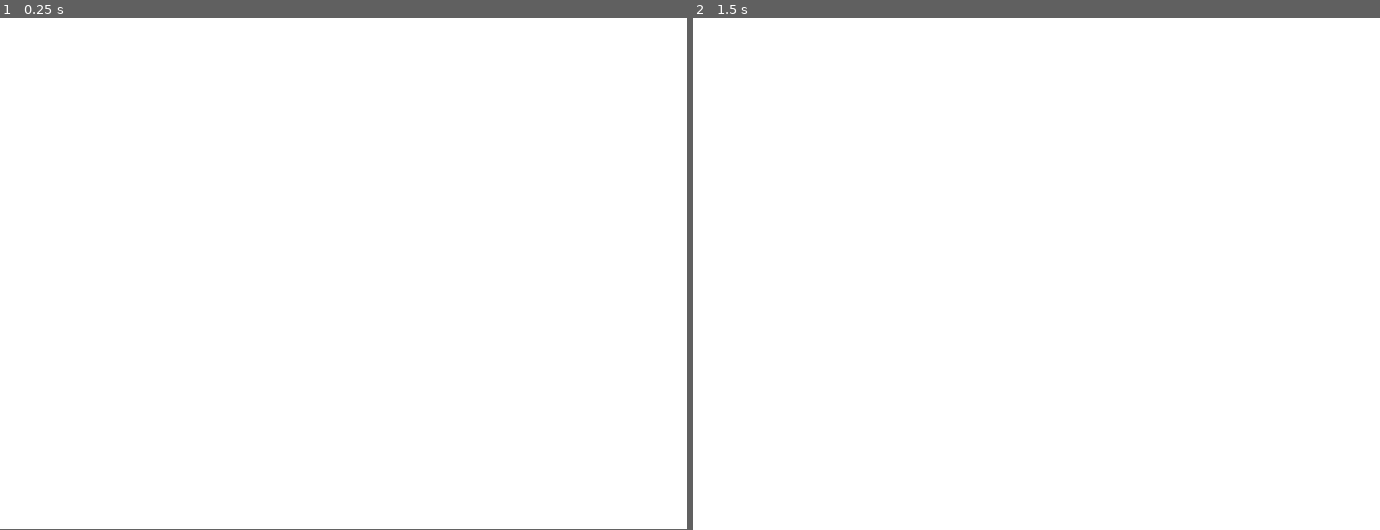
Above: before the commit, frames 1-2 (left to right).
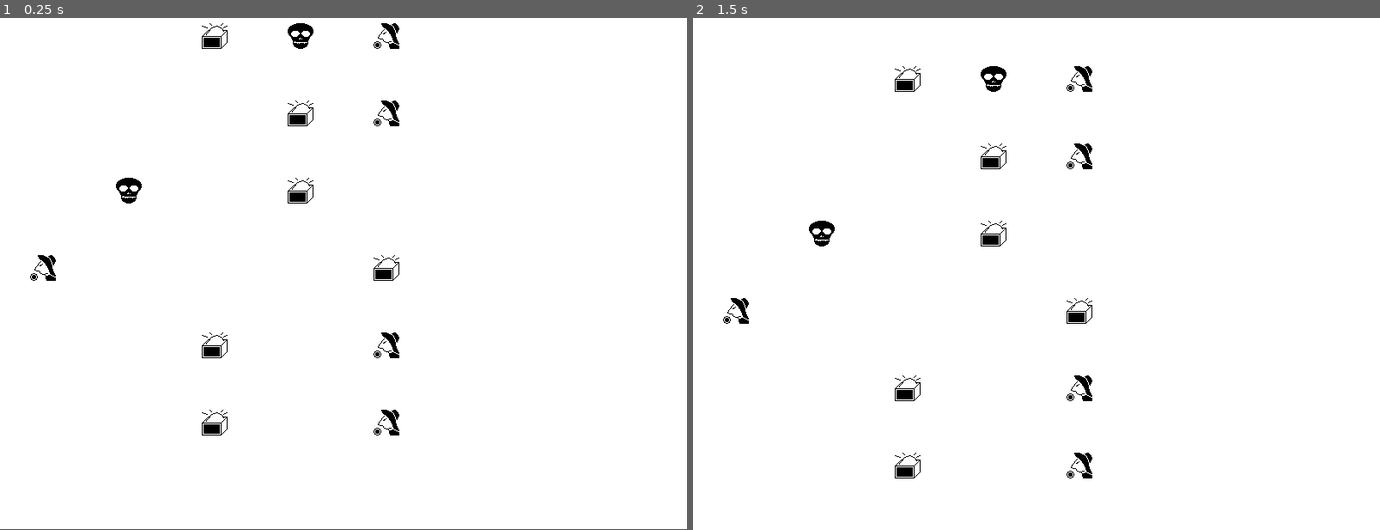
Above: after the commit, the same moments.

Repository: GrueGoblin/RogueliteMap
Game: Godot game, scene res://Game/Scenes/Map/InPlay.tscn
The game is run twice, just before and just after one commit, with the same random seed, the same clock (stepped at 60 frames per second) and the same inputs. The project has no main scene, so this scene is started directly.
Inputs (mouse positions are in pixels of both pictures, inside the frame that each line leads up to):
- Up to frame 1 (0.25 s): no input
- Up to frame 2 (1.5 s): tap Enter at 0.5 s; move the mouse to (1187, 248) at 0.52 s; tap Mouse wheel down (wheel_down) at 0.6 s; tap Space at 1.25 s; move the mouse to (899, 299) at 1.27 s; tap Mouse wheel up (wheel_up) at 1.35 s

The runs differ from the first frame. In frame 1, 1.1% of the frame differs, in the area x 4-59%, y 1-82%; in frame 2, 1.1%.

Commit message:
Basic Map

Diff:
--- a/Game/Models/Map.gd
+++ b/Game/Models/Map.gd
@@ -22,7 +22,9 @@
 		var count = locations_count()
 		for i in count:
 			var location = Location.new()
-			location.position = Vector2(positions.pop_front() * 50 + 50, 900 - level * 50)
+			location.position = Vector2(positions.pop_front() * 100 + 50, 900 - level * 90)
+			location.location_type = Content.generate("LocationType")
+			locations.append(location)
 
 	# generate location connections
 	# rules:
--- /dev/null
+++ b/Game/Scenes/Location/Display.gd
@@ -0,0 +1,21 @@
+
+extends Node2D
+
+var location : Location setget set_location
+
+func _ready():
+	#self.location = Location.new()
+	position = location.position
+	pass
+
+func set_location(value : Location):
+	if location:
+		location.disconnect("changed",self,"actualize")
+	location = value
+	location.connect("changed",self,"actualize")
+	$LocationType.location_type = location.location_type
+	actualize()
+
+func actualize():
+	# set scene values
+	pass
--- /dev/null
+++ b/Game/Scenes/Location/Display.tscn
@@ -0,0 +1,9 @@
+[gd_scene load_steps=3 format=2]
+
+[ext_resource path="res://Game/Scenes/Location/Display.gd" type="Script" id=1]
+[ext_resource path="res://Game/Scenes/LocationType/Display.tscn" type="PackedScene" id=2]
+
+[node name="Node2D" type="Node2D" groups=["LocationContext"]]
+script = ExtResource( 1 )
+
+[node name="LocationType" parent="." instance=ExtResource( 2 )]
--- /dev/null
+++ b/Game/Scenes/LocationType/Display.gd
@@ -0,0 +1,20 @@
+
+extends Sprite
+
+var location_type : LocationType setget set_location_type
+
+func _ready():
+	#self.location_type = LocationType.new()
+	pass
+
+func set_location_type(value : LocationType):
+	if location_type:
+		location_type.disconnect("changed",self,"actualize")
+	location_type = value
+	location_type.connect("changed",self,"actualize")
+	actualize()
+
+func actualize():
+	texture = location_type.icon
+	# set scene values
+	pass
--- /dev/null
+++ b/Game/Scenes/LocationType/Display.tscn
@@ -0,0 +1,6 @@
+[gd_scene load_steps=2 format=2]
+
+[ext_resource path="res://Game/Scenes/LocationType/Display.gd" type="Script" id=1]
+
+[node name="Sprite" type="Sprite" groups=["LocationTypeContext"]]
+script = ExtResource( 1 )
--- a/Game/Scenes/Map/InPlay.gd
+++ b/Game/Scenes/Map/InPlay.gd
@@ -9,7 +9,10 @@
 const edge_down = 725
 
 func _ready():
-	#self.map = Map.new()
+	var m = Map.new()
+	m.levels = 10
+	m.generate_locations()
+	self.map = m
 	pass
 
 func set_map(value : Map):
@@ -17,6 +20,8 @@
 		map.disconnect("changed",self,"actualize")
 	map = value
 	map.connect("changed",self,"actualize")
+	for location in map.locations:
+		$Locations.add_child(location.instance_as("Display"))
 	actualize()
 
 func actualize():
--- a/Game/Scenes/Map/InPlay.tscn
+++ b/Game/Scenes/Map/InPlay.tscn
@@ -14,3 +14,5 @@
 position = Vector2( 400, 725 )
 current = true
 limit_top = 0
+
+[node name="Locations" type="Node2D" parent="."]
